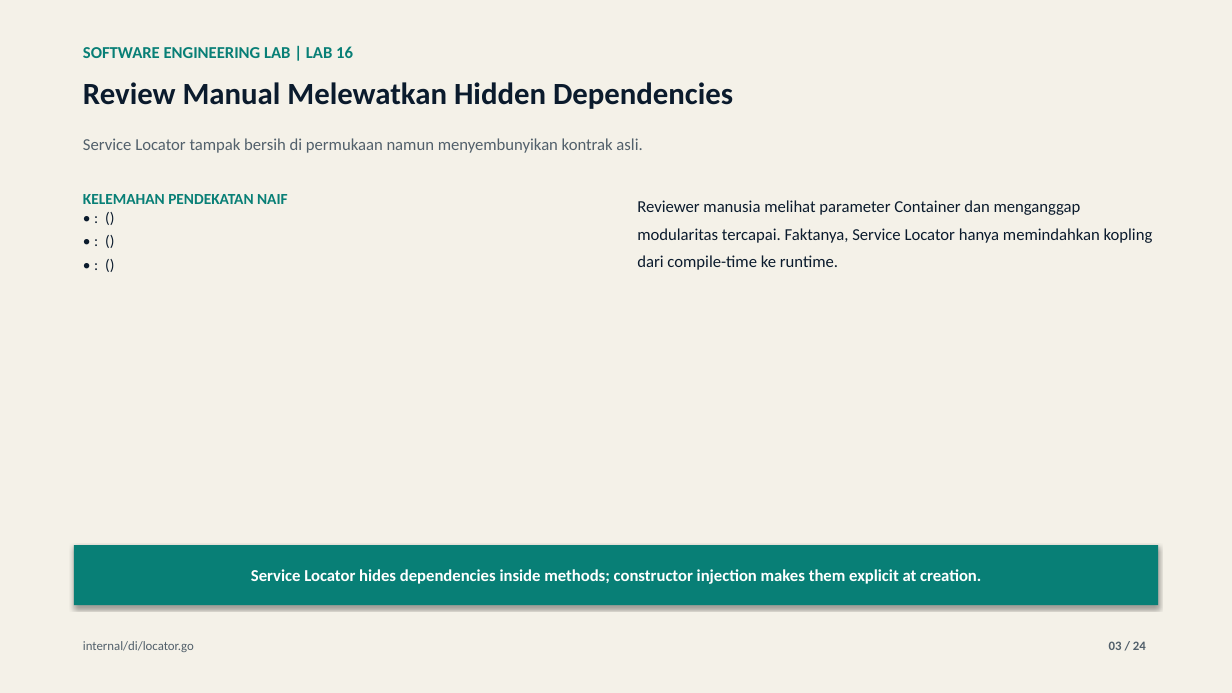
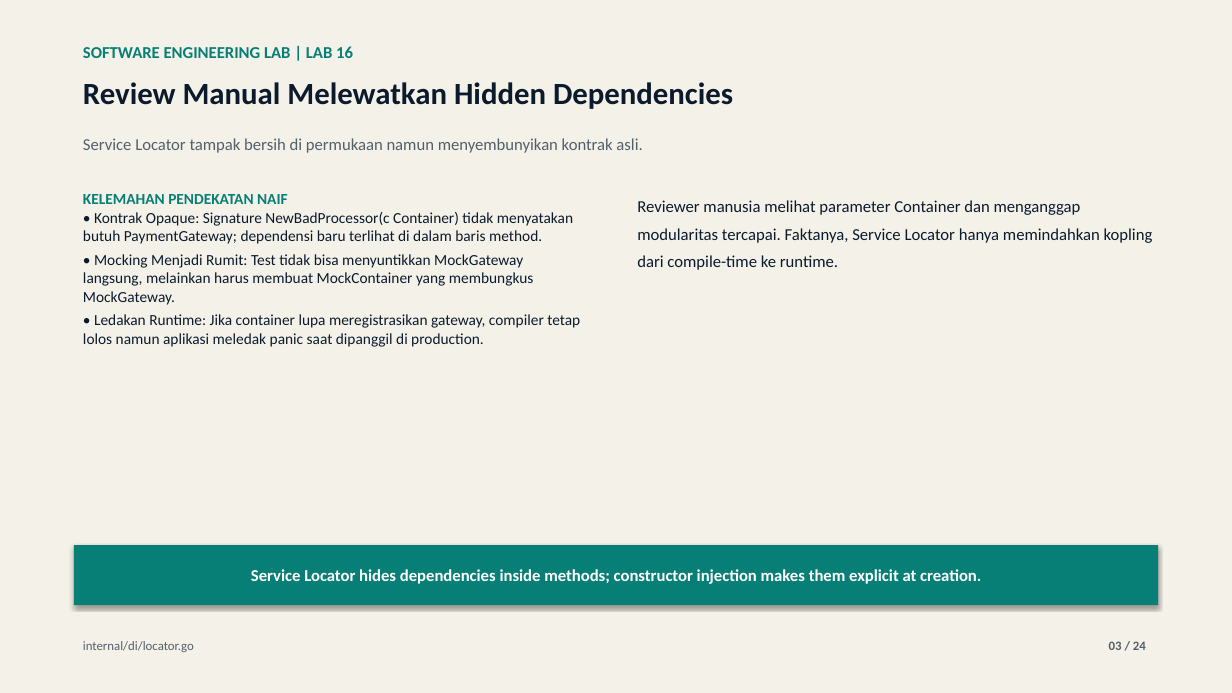
Before and after one commit to lukman-ss/software-engineering-lab, a slide deck: slide 3 of labs/16-dependency-injection/result/linkedin/lab-16-dependency-injection-carousel.pptx. Drawn at 1232x693 pixels with LibreOffice and Linux fonts; fonts in the diff are those of the drawing. Boxes give left, top, right and bottom in pixels: in the first picture for what was removed or moved away, otherwise in the second. Text is boxed around its words. In the diff, an @@ line names an element or a change of style, - is before the commit and + after.

```diff
--- a/labs/16-dependency-injection/result/linkedin/lab-16-dependency-injection-carousel.pptx
+++ b/labs/16-dependency-injection/result/linkedin/lab-16-dependency-injection-carousel.pptx
@@ text at <box>83,212,580,347</box>: text changed @@
-• : ()
-• : ()
-• : ()
+• Kontrak Opaque: Signature NewBadProcessor(c Container) tidak menyatakan butuh PaymentGateway; dependensi baru terlihat di dalam baris method.
+• Mocking Menjadi Rumit: Test tidak bisa menyuntikkan MockGateway langsung, melainkan harus membuat MockContainer yang membungkus MockGateway.
+• Ledakan Runtime: Jika container lupa meregistrasikan gateway, compiler tetap lolos namun aplikasi meledak panic saat dipanggil di production.
```
Also in this commit, not shown: 9 other slides changed, 4 other files.
